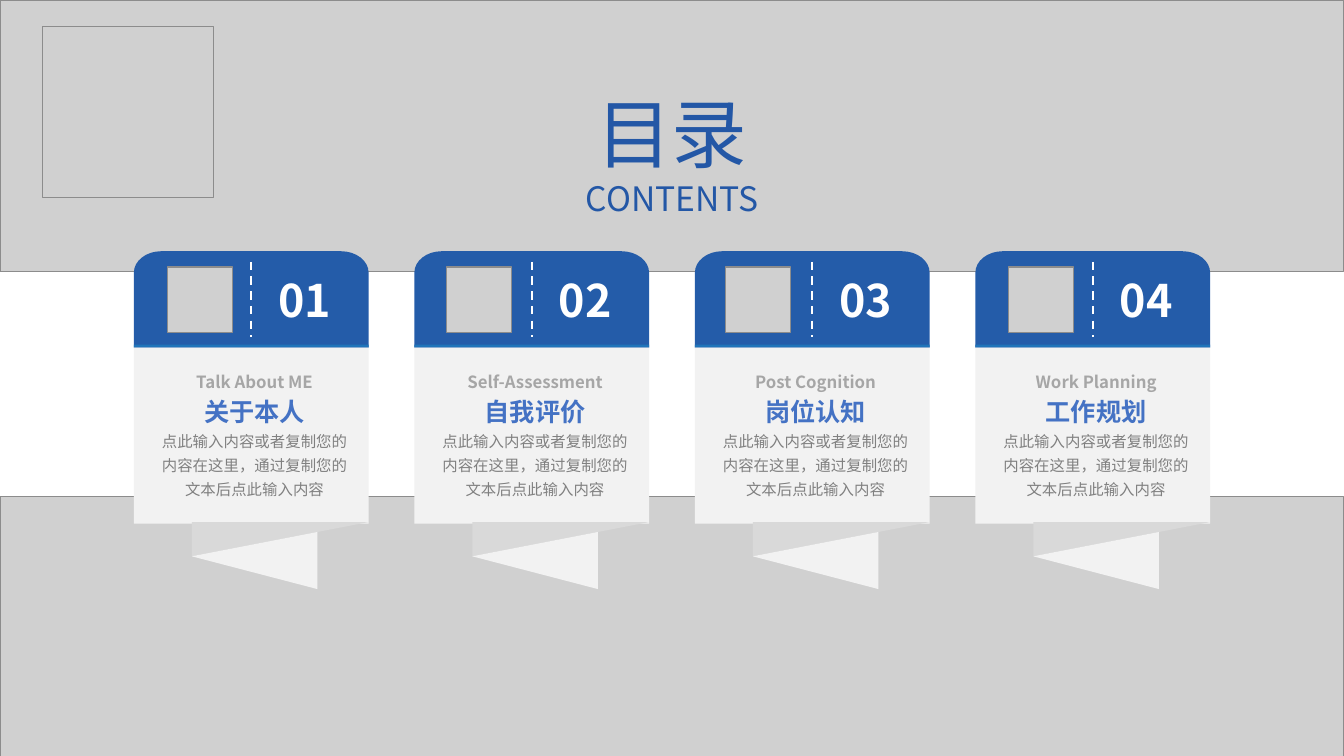
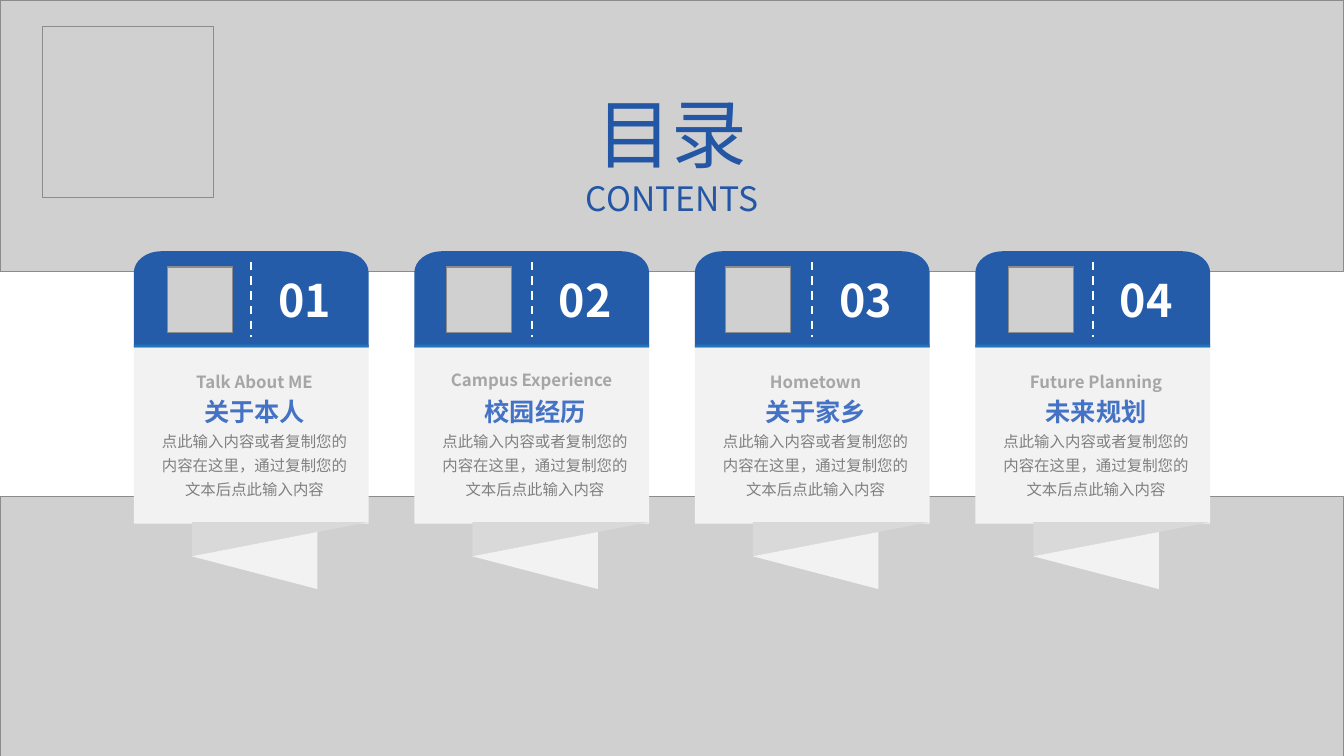
Before and after one commit to lingnianQ/JavaProject, a slide deck: slide 2 of stage02/src/自我介绍.pptx. Drawn at 1344x756 pixels with LibreOffice and Linux fonts; fonts in the diff are those of the drawing; grey boxes stand for pictures. Boxes give left, top, right and bottom in pixels: in the first picture for what was removed or moved away, otherwise in the second. Text is boxed around its words. In the diff, an @@ line names an element or a change of style, - is before the commit and + after.

```diff
--- a/stage02/src/自我介绍.pptx
+++ b/stage02/src/自我介绍.pptx
@@ text at bbox=[451, 373, 613, 390]: text changed @@
-Self-Assessment
+Campus Experience
@@ text at bbox=[770, 376, 861, 388]: text changed @@
-Post Cognition
+Hometown
@@ text at bbox=[1030, 375, 1162, 392]: text changed @@
-Work Planning
+Future Planning
@@ text at bbox=[485, 399, 586, 423]: text changed @@
-自我评价
+校园经历
@@ text at bbox=[765, 399, 866, 423]: text changed @@
-岗位认知
+关于家乡
@@ text at bbox=[1046, 399, 1147, 424]: text changed @@
-工作规划
+未来规划
```
Also in this commit, not shown: 13 other slides changed, 2 other files.
